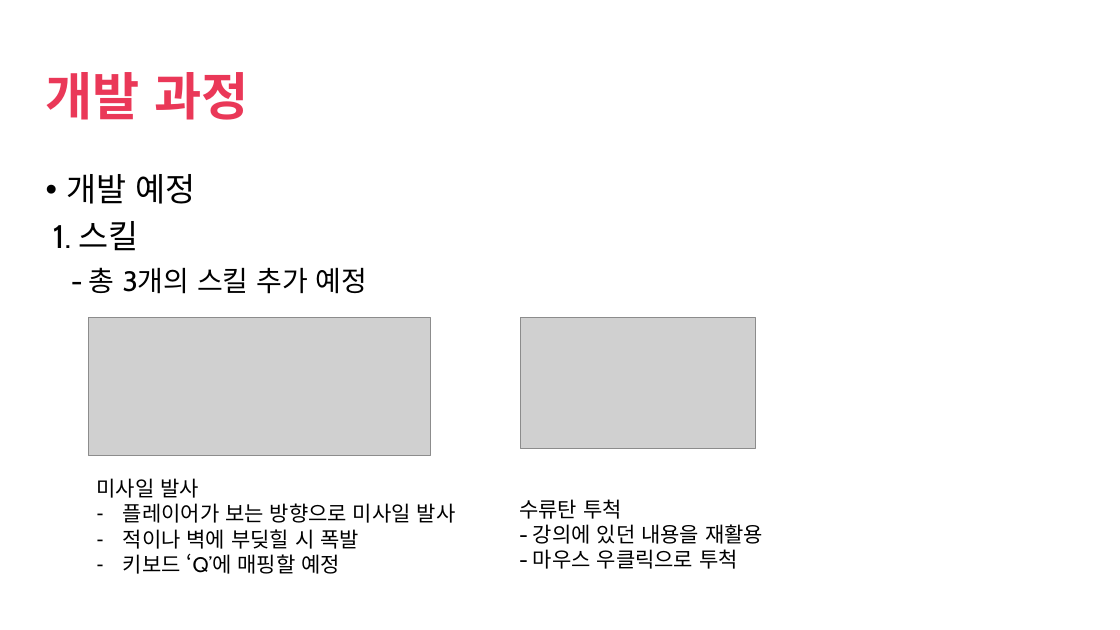
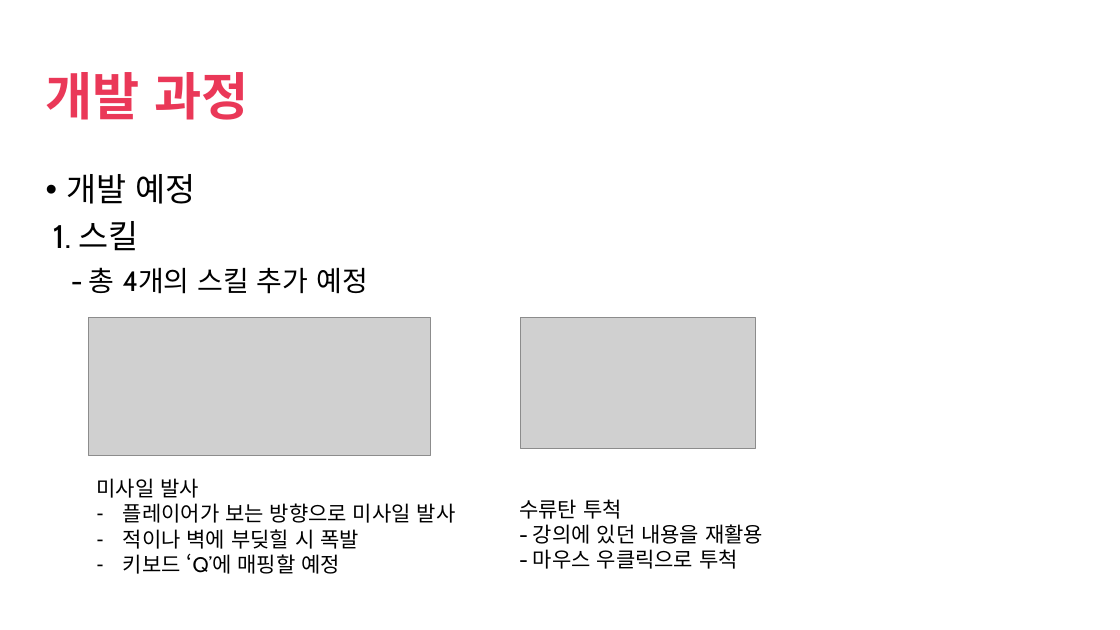
Before and after one commit to seokhee123/DBLAB, a slide deck: slide 8 of 게임 프로그래밍.pptx (slide 6 before the commit). Drawn at 1120x630 pixels with LibreOffice and Linux fonts; fonts in the diff are those of the drawing; grey boxes stand for pictures; background and template pictures are left out. Boxes give left, top, right and bottom in pixels: in the first picture for what was removed or moved away, otherwise in the second. Text is boxed around its words. In the diff, an @@ line names an element or a change of style, - is before the commit and + after.

```diff
--- a/게임 프로그래밍.pptx
+++ b/게임 프로그래밍.pptx
@@ text at [89, 267, 368, 294]: text changed @@
-- 총 3개의 스킬 추가 예정
+- 총 4개의 스킬 추가 예정
```
Also in this commit, not shown: 1 other slide changed, 5 slides added.
